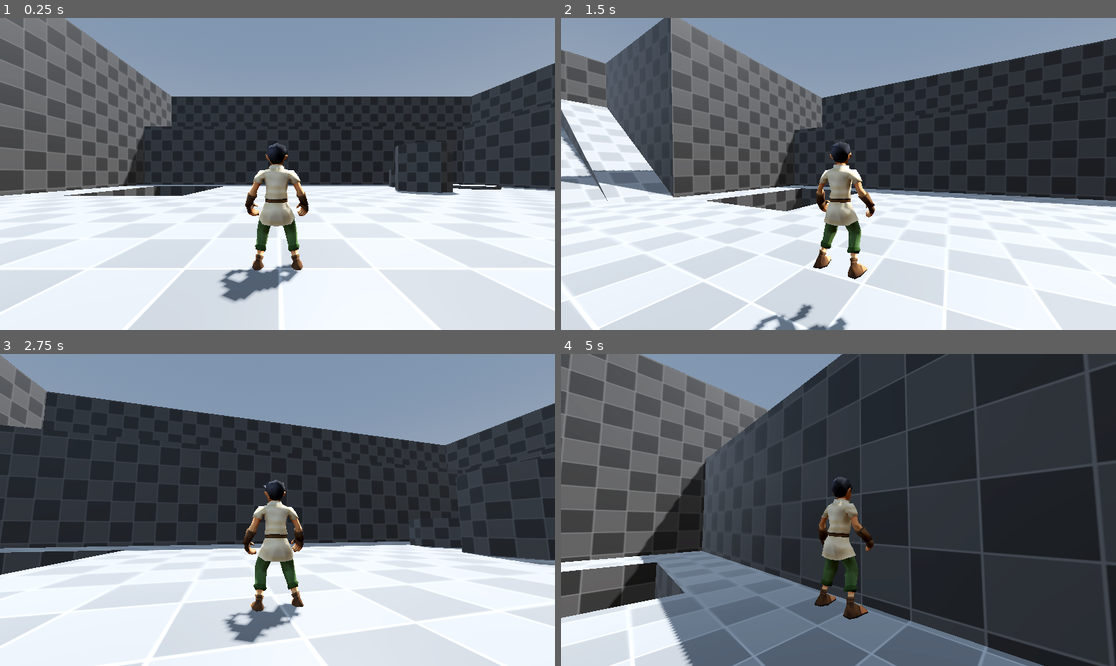
Above: before the commit, frames 1-4 (two rows, left to right).
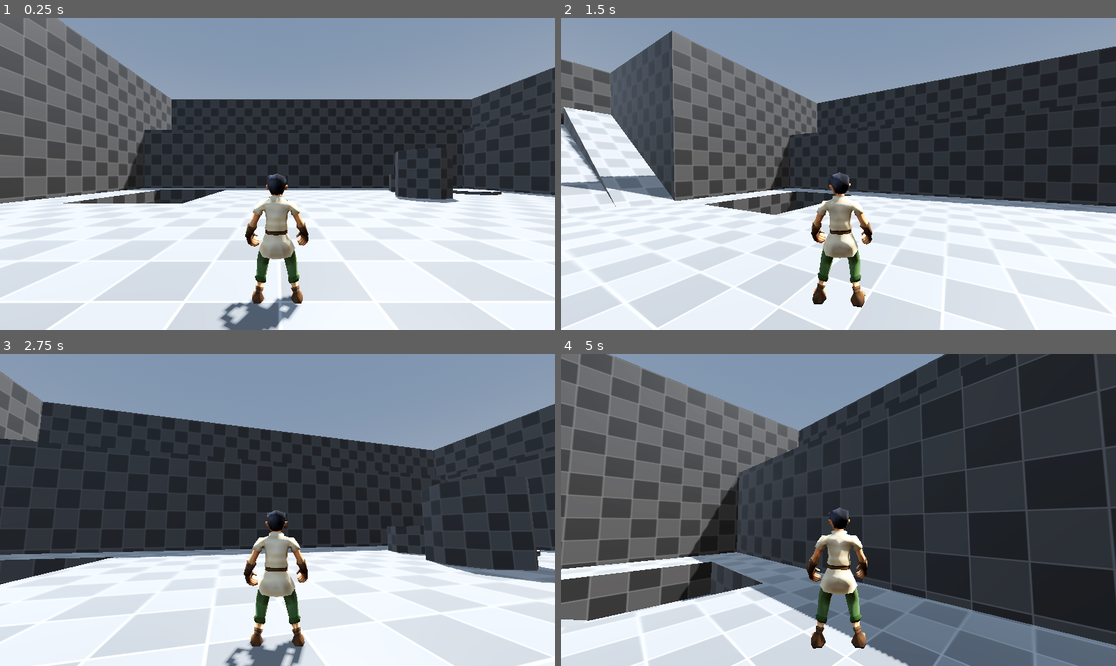
Above: after the commit, the same moments.

Repository: notQuiteTrash/ocarina-mimic
Game: Godot game, scene res://scenes/start.tscn
The game is run twice, just before and just after one commit, with the same random seed, the same clock (stepped at 60 frames per second) and the same inputs.
Inputs (mouse positions are in pixels of both pictures, inside the frame that each line leads up to):
- Up to frame 1 (0.25 s): no input
- Up to frame 2 (1.5 s): tap Enter at 0.5 s; move the mouse to (866, 174) at 0.52 s; hold W (move_forward) from 0.53 s (still down); click (866, 174) at 0.67 s; tap Space (move_jump) at 0.77 s; move the mouse to (810, 174) at 1.27 s
- Up to frame 3 (2.75 s): keep holding W (move_forward); tap Space (move_jump) at 1.52 s; move the mouse to (288, 503) at 2.02 s
- Up to frame 4 (5 s): keep holding W (move_forward); move the mouse to (832, 516) at 2.77 s; click (832, 516) at 2.92 s; tap Space (move_jump) at 3.02, 3.77, 4.52 s; move the mouse to (877, 513) at 3.52 s; move the mouse to (794, 506) at 4.27 s

The runs differ from the first frame. In frame 1, 17% of the frame differs, in the area x 0-100%, y 0-100%; in frame 2, 24%; in frame 3, 16%; in frame 4, 38%.

Commit message:
finished camera ish.... for now

Diff:
--- a/scenes/player.tscn
+++ b/scenes/player.tscn
@@ -13,11 +13,11 @@
 script = ExtResource("1_3vyb7")
 
 [node name="CollisionShape3D" type="CollisionShape3D" parent="." unique_id=1219735895]
-transform = Transform3D(0.9999783, -0.006102978, -0.0025043138, 0.0061012623, 0.99998116, -0.00069189764, 0.0025084894, 0.00067660253, 0.9999966, 0, 1.0635278, 0)
+transform = Transform3D(0.9999783, -0.006102978, -0.0025043138, 0.0061012623, 0.99998116, -0.00069189764, 0.0025084894, 0.00067660253, 0.9999966, 0, 1.0635281, 0)
 shape = SubResource("CapsuleShape3D_qhqgy")
 
 [node name="CameraRig" type="SpringArm3D" parent="." unique_id=781582307]
-transform = Transform3D(1, 0, 0, 0, 1, 0, 0, 0, 1, 0, 1.3883102, 0)
+transform = Transform3D(1, 0, 0, 0, 1, 0, 0, 0, 1, 0, 2, 0)
 top_level = true
 shape = SubResource("SphereShape3D_dqkch")
 spring_length = 2.0
@@ -27,7 +27,7 @@
 transform = Transform3D(1, 0, 0, 0, 1, 0, 0, 0, 1, 0, 0, 3.2)
 
 [node name="Mesh" parent="." unique_id=2067544585 instance=ExtResource("2_g2els")]
-transform = Transform3D(-1, 0, -8.742278e-08, 0, 1, 0, 8.742278e-08, 0, -1, 0, 0, 0)
+transform = Transform3D(-1, 0, -8.742278e-08, 0, 1, 0, 8.742278e-08, 0, -1, 0, 0.010729492, 0)
 
 [node name="Skeleton3D" parent="Mesh/HeroRig_export" parent_id_path=PackedInt32Array(2067544585, 97955014) index="0" unique_id=1818377787]
 bones/0/position = Vector3(0.019266011, 1.0754282, 1.1906231e-05)
--- a/scripts/camera_rig.gd
+++ b/scripts/camera_rig.gd
@@ -8,8 +8,10 @@
 @export var turn_rate := 250.0
 @export var mouse_sens := .30
 var mouse_input : Vector2 = Vector2()
+var cam_rig_height : float = position.y
 
 # Called when the node enters the scene tree for the first time.
+# This overrides the camera with the springarm z position
 func _ready() -> void:
 	spring_length = camera.position.z
 	Input.mouse_mode = Input.MOUSE_MODE_CAPTURED
@@ -38,4 +40,4 @@
 
 # Makes the camera follow the player
 func _physics_process(delta: float) -> void:
-	position = player.position + Vector3(0,1.5,0)
+	position = player.position + Vector3(0, cam_rig_height, 0)
--- a/scripts/player.gd
+++ b/scripts/player.gd
@@ -4,6 +4,7 @@
 # You type the above line like this as well: @export var speed:= 5.0
 # This is called Type Inference
 const JUMP_VELOCITY = 4.5
+@onready var camera : Node3D = $CameraRig/Camera3D
 
 func get_boosted_speed(boost_mult:float) -> float:
 	return speed * boost_mult
@@ -20,7 +21,8 @@
 	# Get the input direction and handle the movement/deceleration.
 	# As good practice, you should replace UI actions with custom gameplay actions.
 	var input_dir := Input.get_vector("move_left", "move_right", "move_forward", "move_backward")
-	var direction := (transform.basis * Vector3(input_dir.x, 0, input_dir.y)).normalized()
+	var direction := (camera.global_transform.basis * Vector3(input_dir.x, 0, input_dir.y))
+	direction = Vector3(direction.x, 0, direction.z).normalized() * input_dir.length()
 	if direction:
 		velocity.x = direction.x * speed
 		velocity.z = direction.z * speed
@@ -32,4 +34,7 @@
 	turn_to(direction)
 
 func turn_to(direction: Vector3) -> void:
-	pass
+	if direction.length() > 0 :
+		var yaw := atan2(-direction.x,-direction.z)
+		yaw = lerp_angle(rotation.y, yaw, .18)
+		rotation.y = yaw
